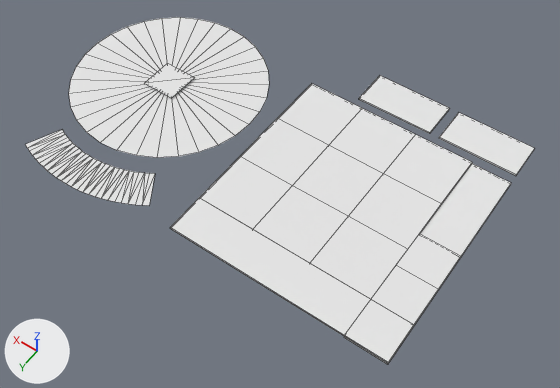
Before and after pictures for a commit that changed the OBJ model assets/models/menu/menu.obj.
Before and after are seen from a camera (50 mm lens) standing at (-0.2086, 0.1977, 0.2762) and looking at (-0.0774, 0.0141, -0.0123). The lights are fixed; the arrows at lower left show +X, +Y and +Z. Mesh edges are drawn as thin lines. Where no turn or scale is listed for an object, it has been applied to the vertices.

The scene before the commit, as lines of its bpy script (objects in view):
```python
me_button5 = bpy.data.meshes.new('button5')
me_button5.from_pydata(...)  # a box spanning x -0.115..-0.085, y -0.015..0.015, z -0.0005..0.0005
me_button5.materials.append(mat_none)  # white #e7e7e7
me_menu = bpy.data.meshes.new('menu')
me_menu.from_pydata(...)  # a box spanning x -0.165..-0.145, y -0.045..0.065, z -0.0015..-0.0005
me_menu.materials.append(mat_none)  # white #e7e7e7
me_submenu1 = bpy.data.meshes.new('submenu1')
me_submenu1.from_pydata(...)  # a box spanning x -0.165..-0.145, y 0.045..0.065, z -0.0005..0.0005
me_submenu1.materials.append(mat_none)  # white #e7e7e7
me_submenu2 = bpy.data.meshes.new('submenu2')
me_submenu2.from_pydata(...)  # a box spanning x -0.165..-0.145, y 0.025..0.045, z -0.0005..0.0005
me_submenu2.materials.append(mat_none)  # white #e7e7e7
me_submenu3 = bpy.data.meshes.new('submenu3')
me_submenu3.from_pydata(...)  # a box spanning x -0.165..-0.145, y 0.005..0.025, z -0.0005..0.0005
me_submenu3.materials.append(mat_none)  # white #e7e7e7
ob_button5 = bpy.data.objects.new('button5', me_button5)
ob_button5.location = (0.0, 0.0, 0.0)
ob_menu = bpy.data.objects.new('menu', me_menu)
ob_menu.location = (0.0, 0.0, 0.0)
ob_submenu1 = bpy.data.objects.new('submenu1', me_submenu1)
ob_submenu1.location = (0.0, 0.0, 0.0)
ob_submenu2 = bpy.data.objects.new('submenu2', me_submenu2)
ob_submenu2.location = (0.0, 0.0, 0.0)
ob_submenu3 = bpy.data.objects.new('submenu3', me_submenu3)
ob_submenu3.location = (0.0, 0.0, 0.0)
# also in view: 'button3' at (-0.07, 0.03, 0.0); 'button7' at (-0.13, -0.03, 0.0); 'button8' at (-0.1, -0.03, 0.0); 'huecursor' at (0.0, 0.0, 0.007); 'button6' at (-0.07, 0.0, 0.0)
```
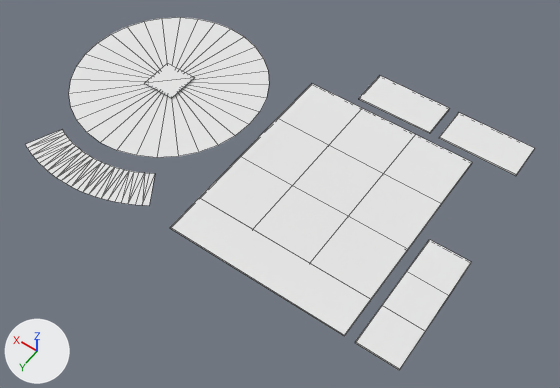
Commit message: Update menu model.

Boxes (x1, y1, x2, y2) around the edits, measured in the pictures (560 x 388 px):
'menu', deleted
    before: (344, 164, 511, 365)
'submenu1', mesh moved
    before: (344, 300, 414, 363)
    after: (355, 306, 425, 370)
'submenu2', mesh moved
    before: (371, 266, 438, 325)
    after: (382, 272, 449, 331)
'submenu3', mesh moved
    before: (396, 234, 461, 290)
    after: (406, 239, 471, 295)

Patch to the scene script:
```diff
--- a/assets/models/menu/menu.obj.py
+++ b/assets/models/menu/menu.obj.py
@@ me_submenu1 @@
 me_submenu1.from_pydata(...)  # 8 vertices, 6 faces; spans x -0.165..-0.145, y 0.045..0.065, z -0.0005..0.0005
 # used by ob_submenu1; location = (0.0, 0.0, 0.0)
+# me_submenu1 part 1: the whole mesh is moved by (-0.005, 0.0, 0.0)
 me_submenu1.materials.append(mat_none)
@@ me_submenu2 @@
 me_submenu2.from_pydata(...)  # 8 vertices, 6 faces; spans x -0.165..-0.145, y 0.025..0.045, z -0.0005..0.0005
 # used by ob_submenu2; location = (0.0, 0.0, 0.0)
+# me_submenu2 part 2: the whole mesh is moved by (-0.005, 0.0, 0.0)
 me_submenu2.materials.append(mat_none)
@@ me_submenu3 @@
 me_submenu3.from_pydata(...)  # 8 vertices, 6 faces; spans x -0.165..-0.145, y 0.005..0.025, z -0.0005..0.0005
 # used by ob_submenu3; location = (0.0, 0.0, 0.0)
+# me_submenu3 part 3: the whole mesh is moved by (-0.005, 0.0, 0.0)
 me_submenu3.materials.append(mat_none)
@@ ob_menu @@
-ob_menu = bpy.data.objects.new('menu', me_menu)
-ob_menu.location = (0.0, 0.0, 0.0)
```
